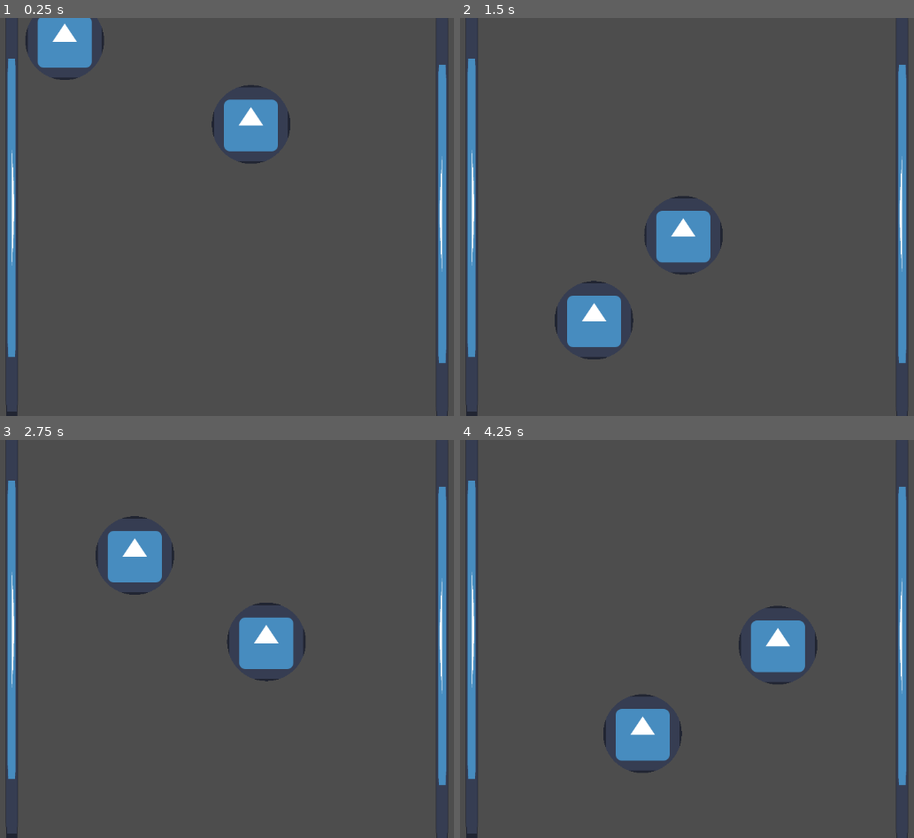
Above: before the commit, frames 1-4 (two rows, left to right).
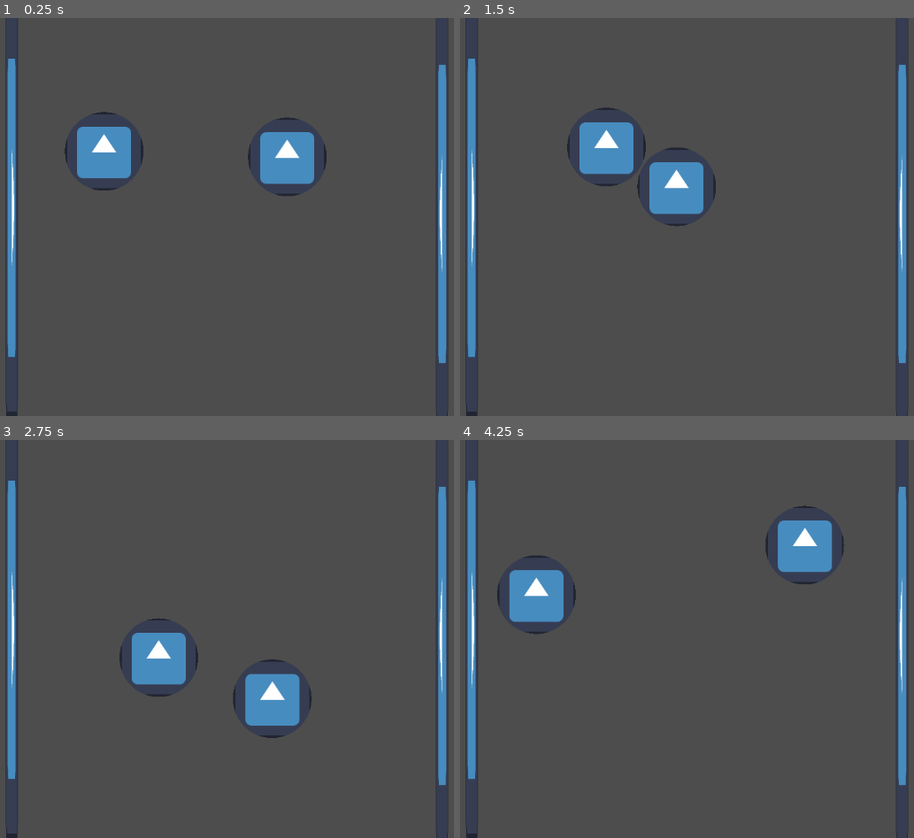
Above: after the commit, the same moments.

Repository: linkman8912/roguelite
Game: Godot game, scene res://main.tscn
Two runs of this game, one before a commit and one after it. Both use one fixed random seed, a clock stepped at 60 frames per second and the inputs below. The engine's default icon, where the game draws it, is replaced by a stand-in: a white triangle on a blue panel in a dark square.
Inputs:
- Up to frame 1 (0.25 s): no input
- Up to frame 2 (1.5 s): hold Right (ui_right) 0.53-1.28 s; hold Down (ui_down) from 1.28 s (still down)
- Up to frame 3 (2.75 s): release Down (ui_down) at 2.03 s; hold Right (ui_right) from 2.03 s (still down)
- Up to frame 4 (4.25 s): release Right (ui_right) at 2.78 s; hold Up (ui_up) 2.78-3.53 s; hold Left (ui_left) from 3.53 s (still down)

The runs differ from the first frame. In frame 1, 6.1% of the frame differs, in the area x 5-72%, y 0-45%; in frame 2, 6.4%; in frame 3, 6.6%; in frame 4, 6.7%, in the area x 8-85%, y 16-84%.

Commit message:
change maxDegreesPerSecond

Diff:
--- a/character.gd
+++ b/character.gd
@@ -2,7 +2,7 @@
 
 
 const SPEED = 400.0
-const maxDegreesPerSecond = 30
+const maxDegreesPerSecond = 90
 
 func _ready():
 	pass
--- a/enemy.gd
+++ b/enemy.gd
@@ -11,10 +11,6 @@
 	if collision_info:
 		velocity = velocity.bounce(collision_info.get_normal())
 
-
-
-
-
 	print(velocity.x)
 	if velocity.x >SPEED :
 		velocity.x = move_toward(velocity.x, SPEED*1, slow)
--- a/main.tscn
+++ b/main.tscn
@@ -22,7 +22,7 @@
 rotation = 3.1415927
 
 [node name="Character" parent="." instance=ExtResource("2_1bvp3")]
-position = Vector2(312, 103)
+position = Vector2(403, 288)
 
 [node name="Enemy" parent="." instance=ExtResource("3_lquwl")]
-position = Vector2(642, 244)
+position = Vector2(701, 297)
